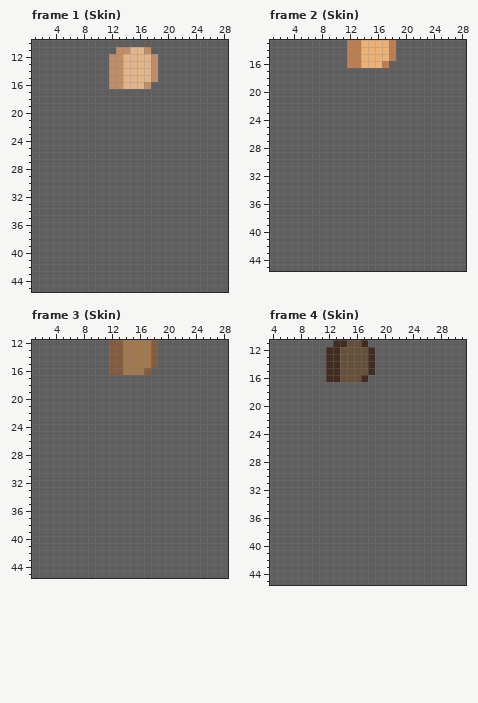
Pixel-art file -- Rogue/Sprites/Human/CharacterHuman.aseprite. This is how it looked before the edit.
32x46 pixels, 12 frames. Colours within 5 levels of each other are drawn and written as one. Shown: frame 1 (Skin): x 1..28, y 10..45; frame 2 (Skin): x 1..28, y 13..45; frame 3 (Skin): x 1..28, y 12..45; frame 4 (Skin): x 4..31, y 11..45. The commit also changed other frames or places, which this record leaves out.
Now the later version:
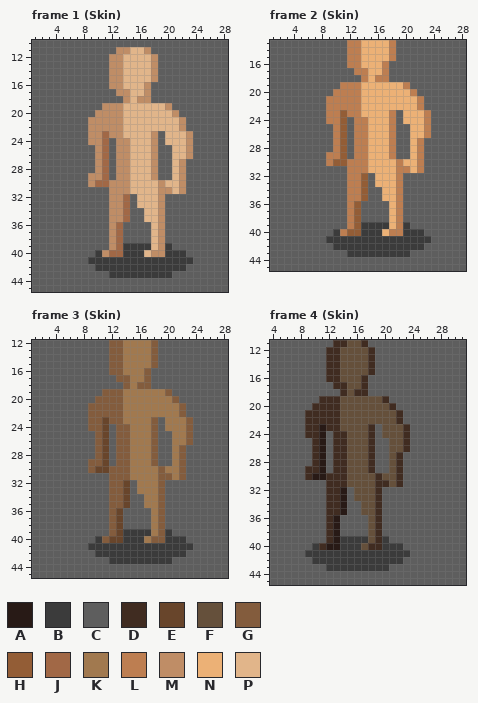
Palette (. is transparent): A #281a16  B #3b3b3b  C #5e5e5e  D #402c21  E #68452b  F #65503b  G #835c3d  H #935d36  J #a16846  K #a1794f  L #bd7e51  M #bf8d66  N #ecb176  P #e1b58a
Edits made:
layer "Shadow" now shown
layer "Back Naked Arm" now shown
layer "Naked Legs & Feet" now shown
layer "Naked Torso & Neck" now shown
layer "Front Naked Arm" now shown
Frame 1 (Skin):
y 17: x 13..17 CCCCC -> MMPPM
y 18: x 14..17 CCCC -> MPMM
y 19: x 11..20 CCCCCCCCCC -> MMMPPPPPPM
y 20: x 10..21 CCCCCCCCCCCC -> MMMMPPPPPPPM
y 21..22: x 9..22 CCCCCCCCCCCCCC -> MMMMMPPPPPPPPM
y 23: x 9..18 CCCCCCCCCC -> MMJMMPPPPM; x 20..23 CCCC -> PPPM
y 24: x 9..11 CCC -> MMJ; x 13..18 CCCCCC -> MMPPPM; x 20..23 CCCC -> PPPM
y 25..26: x 10..11 CC -> MJ; x 13..18 CCCCCC -> MMPPPM; x 21..23 CCC -> PPM
y 27..28: x 10..11 CC -> MJ; x 13..18 CCCCCC -> MMPPPM; x 21..22 CC -> PM
y 29: x 9..11 CCC -> MMJ; x 13..18 CCCCCC -> MMPPPM; x 21..22 CC -> PM
y 30: x 9..22 CCCCCCCCCCCCCC -> MJJMMMPPPPMPPM
y 31: x 12..22 CCCCCCCCCCC -> MMMPPPPMMPM
y 32..33: x 12..14 CCC -> MMJ; x 16..19 CCCC -> PPPM
y 34..35: x 12..14 CCC -> MMJ; x 17..19 CCC -> PPM
y 36..38: x 12..13 CC -> MJ; x 18..19 CC -> PM
y 39: x 12..20 CCCCCCCCC -> MJBBBBPMB
y 40: x 10..22 CCCCCCCCCCCCC -> BMJJBBBPMMBBB
y 41: x 9..23 CCCCCCCCCCCCCCC -> BBBBBBBBBBBBBBB
y 42: x 10..22 CCCCCCCCCCCCC -> BBBBBBBBBBBBB
y 43: x 12..20 CCCCCCCCC -> BBBBBBBBB
Frame 2 (Skin):
y 17: x 13..17 CCCCC -> LLNNL
y 18: x 14..17 CCCC -> LNLL
y 19: x 11..20 CCCCCCCCCC -> LLLNNNNNNL
y 20: x 10..21 CCCCCCCCCCCC -> LLLLNNNNNNNL
y 21..22: x 9..22 CCCCCCCCCCCCCC -> LLLLLNNNNNNNNL
y 23: x 9..18 CCCCCCCCCC -> LLHLLNNNNL; x 20..23 CCCC -> NNNL
y 24: x 9..11 CCC -> LLH; x 13..18 CCCCCC -> LLNNNL; x 20..23 CCCC -> NNNL
y 25..26: x 10..11 CC -> LH; x 13..18 CCCCCC -> LLNNNL; x 21..23 CCC -> NNL
y 27..28: x 10..11 CC -> LH; x 13..18 CCCCCC -> LLNNNL; x 21..22 CC -> NL
y 29: x 9..11 CCC -> LLH; x 13..18 CCCCCC -> LLNNNL; x 21..22 CC -> NL
y 30: x 9..22 CCCCCCCCCCCCCC -> LHHLLLNNNNLNNL
y 31: x 12..22 CCCCCCCCCCC -> LLLNNNNLLNL
y 32..33: x 12..14 CCC -> LLH; x 16..19 CCCC -> NNNL
y 34..35: x 12..14 CCC -> LLH; x 17..19 CCC -> NNL
y 36..38: x 12..13 CC -> LH; x 18..19 CC -> NL
y 39: x 12..20 CCCCCCCCC -> LHBBBBNLB
y 40: x 10..22 CCCCCCCCCCCCC -> BLHHBBBNLLBBB
y 41: x 9..23 CCCCCCCCCCCCCCC -> BBBBBBBBBBBBBBB
y 42: x 10..22 CCCCCCCCCCCCC -> BBBBBBBBBBBBB
y 43: x 12..20 CCCCCCCCC -> BBBBBBBBB
Frame 3 (Skin):
y 17: x 13..17 CCCCC -> GGKKG
y 18: x 14..17 CCCC -> GKGG
y 19: x 11..20 CCCCCCCCCC -> GGGKKKKKKG
y 20: x 10..21 CCCCCCCCCCCC -> GGGGKKKKKKKG
y 21..22: x 9..22 CCCCCCCCCCCCCC -> GGGGGKKKKKKKKG
y 23: x 9..18 CCCCCCCCCC -> GGEGGKKKKG; x 20..23 CCCC -> KKKG
y 24: x 9..11 CCC -> GGE; x 13..18 CCCCCC -> GGKKKG; x 20..23 CCCC -> KKKG
y 25..26: x 10..11 CC -> GE; x 13..18 CCCCCC -> GGKKKG; x 21..23 CCC -> KKG
y 27..28: x 10..11 CC -> GE; x 13..18 CCCCCC -> GGKKKG; x 21..22 CC -> KG
y 29: x 9..11 CCC -> GGE; x 13..18 CCCCCC -> GGKKKG; x 21..22 CC -> KG
y 30: x 9..22 CCCCCCCCCCCCCC -> GEEGGGKKKKGKKG
y 31: x 12..22 CCCCCCCCCCC -> GGGKKKKGGKG
y 32..33: x 12..14 CCC -> GGE; x 16..19 CCCC -> KKKG
y 34..35: x 12..14 CCC -> GGE; x 17..19 CCC -> KKG
y 36..38: x 12..13 CC -> GE; x 18..19 CC -> KG
y 39: x 12..20 CCCCCCCCC -> GEBBBBKGB
y 40: x 10..22 CCCCCCCCCCCCC -> BGEEBBBKGGBBB
y 41: x 9..23 CCCCCCCCCCCCCCC -> BBBBBBBBBBBBBBB
y 42: x 10..22 CCCCCCCCCCCCC -> BBBBBBBBBBBBB
y 43: x 12..20 CCCCCCCCC -> BBBBBBBBB
Frame 4 (Skin):
y 17: x 13..17 CCCCC -> DDFFD
y 18: x 14..17 CCCC -> DFDD
y 19: x 11..20 CCCCCCCCCC -> DDDFFFFFFD
y 20: x 10..21 CCCCCCCCCCCC -> DDDDFFFFFFFD
y 21..22: x 9..22 CCCCCCCCCCCCCC -> DDDDDFFFFFFFFD
y 23: x 9..18 CCCCCCCCCC -> DDADDFFFFD; x 20..23 CCCC -> FFFD
y 24: x 9..11 CCC -> DDA; x 13..18 CCCCCC -> DDFFFD; x 20..23 CCCC -> FFFD
y 25..26: x 10..11 CC -> DA; x 13..18 CCCCCC -> DDFFFD; x 21..23 CCC -> FFD
y 27..28: x 10..11 CC -> DA; x 13..18 CCCCCC -> DDFFFD; x 21..22 CC -> FD
y 29: x 9..11 CCC -> DDA; x 13..18 CCCCCC -> DDFFFD; x 21..22 CC -> FD
y 30: x 9..22 CCCCCCCCCCCCCC -> DAADDDFFFFDFFD
y 31: x 12..22 CCCCCCCCCCC -> DDDFFFFDDFD
y 32..33: x 12..14 CCC -> DDA; x 16..19 CCCC -> FFFD
y 34..35: x 12..14 CCC -> DDA; x 17..19 CCC -> FFD
y 36..38: x 12..13 CC -> DA; x 18..19 CC -> FD
y 39: x 12..20 CCCCCCCCC -> DABBBBFDB
y 40: x 10..22 CCCCCCCCCCCCC -> BDAABBBFDDBBB
y 41: x 9..23 CCCCCCCCCCCCCCC -> BBBBBBBBBBBBBBB
y 42: x 10..22 CCCCCCCCCCCCC -> BBBBBBBBBBBBB
y 43: x 12..20 CCCCCCCCC -> BBBBBBBBB
Changed places in both pictures, as pixel boxes (x1, y1, x2, y2):
changed: (88, 89, 193, 278)
changed: (326, 68, 431, 257)
changed: (88, 375, 193, 564)
changed: (305, 382, 410, 571)
